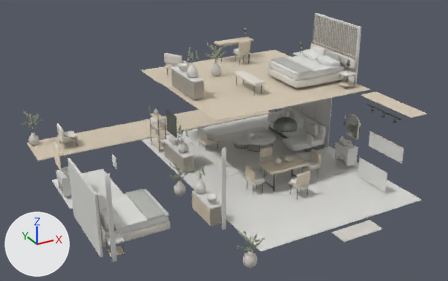
Two versions of the glTF model dist/assets/optimized/chalk.glb, one commit apart.
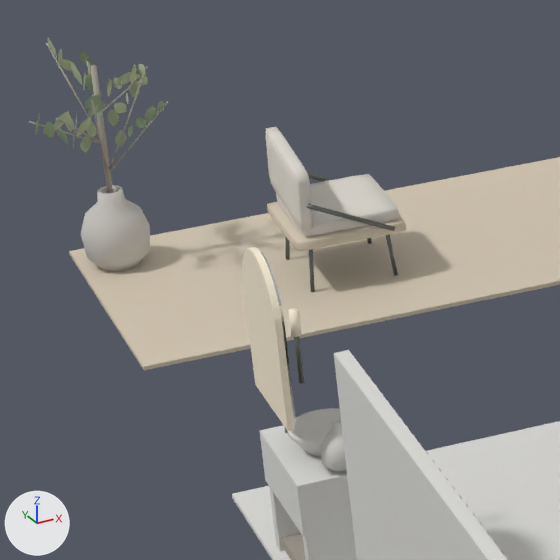
The first picture shows the older version from a 50 mm camera at (-51.15, -12.34, 9.88) aimed at (-41.89, 4.48, 1.47). The close-ups show the older and then the newer version on the part from 4% to 23% of the width and 37% to 68% of the height of that picture. Only the edits that show in the close-ups are written down. The axes (+X, +Y, +Z) are drawn at lower left. The lights are the same throughout. Where no turn or scale is listed for an object, it has been applied to the vertices. Vertices at exactly the same position are counted once.

Names of what the first close-up shows: 'Guest bathroom | fitted finishes', 'Guest bedroom | fitted finishes', 'Olive branches in an aged ceramic urn.003', 'Steel-framed upholstered lounge chair.002', 'Terrace | fitted finishes'.
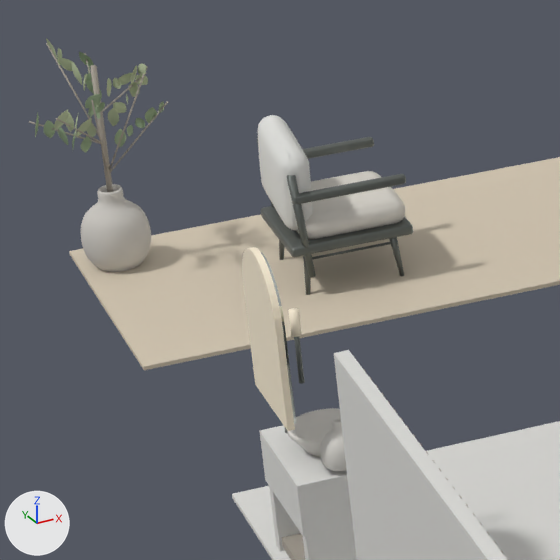
Where the newer file only moved an object's origin or applied its transform, the numbers keep the older frame.

What differs and where, as boxes [x1, y1, x2, y2] in the close-ups (560 x 560 px):
```json
{"object": "Steel-framed upholstered lounge chair.002", "change": "reshaped, moved, rescaled", "before": [266, 127, 406, 292], "after": [257, 115, 413, 295], "on screen": "11% wider, 9% taller"}
{"object": "Olive branches in an aged ceramic urn.003", "change": "moved", "before": [29, 38, 168, 271], "after": [29, 38, 168, 272]}
{"part": 1, "of": "me_terrace_chair_0", "change": "added", "after": [312, 242, 391, 260], "on screen": "mostly hidden"}
{"part": 2, "of": "me_terrace_chair_0", "change": "rebuilt", "before": [266, 127, 313, 231], "after": [276, 138, 308, 220]}
{"part": 3, "of": "me_terrace_chair_0", "change": "rebuilt", "before": [276, 174, 399, 237], "after": [297, 171, 405, 239]}
{"part": 4, "of": "me_terrace_chair_0", "change": "rebuilt", "before": [267, 201, 406, 251], "after": [261, 206, 413, 257], "on screen": "9% wider"}
{"part": 5, "of": "me_terrace_chair_0", "change": "built on", "before": [285, 173, 398, 292], "after": [257, 115, 406, 295]}
```

Edits to the scene script, one JSON object a line:
```json
{"block": "me_terrace_chair_0", "where": "# used by ob_steel_framed_upholstered_lounge_chair_002; location = (-45.8, 9.9, 0.444); scale = (0.42, 0.42, 0.42)"}
{"op": "remove", "block": "me_terrace_chair_0", "code": "me_terrace_chair_0.from_pydata(...)  # 894 vertices, 1752 faces; spans x -0.79..0.79, y -0.84..0.84, z -1.0..1.0"}
{"op": "add", "block": "me_terrace_chair_0", "code": "me_terrace_chair_0.from_pydata(...)  # 2579 vertices, 5102 faces; spans x -0.75..0.75, y -0.73..0.73, z -1.0..1.0"}
{"block": "me_terrace_chair_0", "change": "me_terrace_chair_0 part 1: a new loose piece, a 12-sided cylinder along x spanning x -0.503..0.508, y -0.544..-0.511, z -0.551..-0.518, in mat_mt___metal (grey #707471)"}
{"block": "me_terrace_chair_0", "change": "me_terrace_chair_0 part 2: the loose piece of 218 vertices spanning x -0.7..-0.49, y -0.84..0.84, z -0.02..1.0 is rebuilt with 232 vertices and now spans x -0.63..-0.46, y -0.61..0.61, z -0.11..0.92, in mat_mt___linen (light grey #dfdfdb)"}
{"block": "me_terrace_chair_0", "change": "me_terrace_chair_0 part 3: the loose piece of 218 vertices spanning x -0.66..0.73, y -0.74..0.74, z -0.15..0.06 is rebuilt with 456 vertices and now spans x -0.6..0.75, y -0.64..0.64, z -0.33..0.04"}
{"block": "me_terrace_chair_0", "change": "me_terrace_chair_0 part 4: the loose piece of 218 vertices spanning x -0.79..0.79, y -0.81..0.81, z -0.31..-0.13 is rebuilt with 320 vertices and now spans x -0.74..0.75, y -0.71..0.71, z -0.41..-0.27, in mat_mt___metal (grey #707471)"}
{"block": "me_terrace_chair_0", "change": "me_terrace_chair_0 part 5: 240 vertices removed from x -0.63..0.63, y -0.84..0.84, z -1.0..0.4; 1523 vertices added at x -0.75..0.72, y -0.73..0.73, z -1.0..1.0"}
{"block": "me_terrace_chair_0", "change": "other edits to the shape of me_terrace_chair_0 do not show in these pictures"}
{"op": "remove", "block": "me_terrace_chair_0", "code": "me_terrace_chair_0.materials.append(mat_mt___teak)  # pale yellow #d5c8b3"}
{"op": "add", "block": "me_terrace_chair_0", "code": "me_terrace_chair_0.materials.append(mat_mt___linen)  # light grey #dfdfdb"}
{"op": "set", "path": "ob_steel_framed_upholstered_lounge_chair_002.location", "old": "(-45.8, 9.9, 0.444)", "new": "(-45.801, 9.9, 0.492)"}
{"op": "set", "path": "ob_steel_framed_upholstered_lounge_chair_002.scale", "old": "(0.42, 0.42, 0.42)", "new": "(0.491, 0.491, 0.491)"}
{"op": "set", "path": "ob_olive_branches_in_an_aged_ceramic_urn_003.location", "old": "(-46.946, 10.604, 0.701)", "new": "(-46.946, 10.605, 0.696)"}
```
